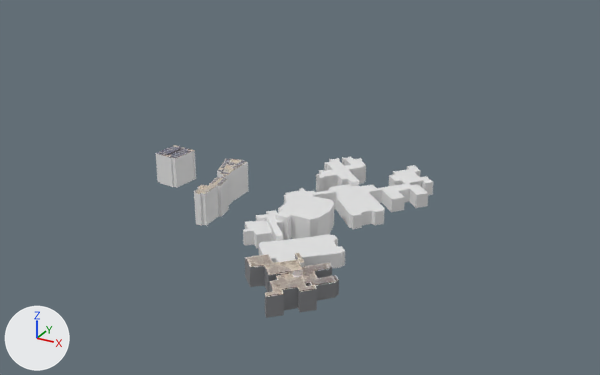
Renders of the Blender file Models/Untitled1.blend from each side of a commit.
Rendered twice from a 50 mm lens placed at (213.0, -395.0, 224.0), pointed at (-80.0, 139.0, -42.0). Lighting does not change. The marker at lower left points along +X, +Y and +Z.

Names of what the first picture shows: 'A Block 1', 'Cv Raman and N Block]', 'D Block', 'D Block Right', 'D Block Right.001', 'Plane', 'Tagore B Hostel'.
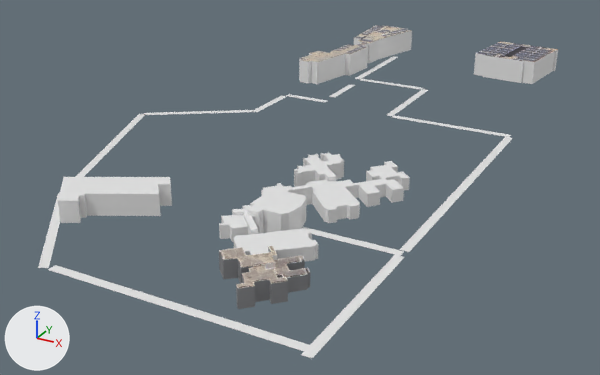
What differs and where, as boxes [x1, y1, x2, y2] in the pictures (600 x 375 px):
'Cv Raman and N Block]', moved, turned, rescaled: before [194, 159, 249, 226]; after [299, 25, 412, 84]
'A Block 1', moved: before [245, 253, 339, 318]; after [219, 246, 310, 309]
'D Block Right', moved: before [284, 165, 433, 229]; after [261, 161, 410, 223]
'PICA Building', added: after [58, 177, 172, 223]
'D Block Right.001', moved: before [243, 210, 345, 268]; after [219, 205, 318, 261]
'Tagore B Hostel', moved, rescaled (107% wider): before [156, 145, 196, 188]; after [474, 41, 558, 84]
'Plane', reshaped, moved, rescaled (73% wider, 36% shorter): before [276, 194, 334, 240]; after [303, 227, 404, 256]
'D Block', moved: before [316, 156, 366, 192]; after [294, 152, 344, 187]
'Plane.007', added: after [48, 265, 310, 351]
'Admin Cell', added: after [248, 189, 306, 234]
'Plane.001', added: after [301, 255, 404, 358]
'Plane.002', added: after [400, 137, 513, 252]
'Plane.008', added: after [38, 114, 146, 268]
'Plane.003', added: after [392, 115, 511, 137]
'Plane.009', added: after [144, 110, 253, 115]
'Plane.004', added: after [387, 89, 428, 116]
'Plane.006', added: after [355, 56, 398, 79]
'Plane.005', added: after [361, 79, 423, 90]
'Plane.010', added: after [253, 96, 287, 112]
'Plane.011', added: after [286, 94, 327, 102]
'Plane.012', added: after [329, 84, 355, 97]

What changed in the scene script:
```text
Add me_plane_006:
    me_plane_006.from_pydata([(-1.0, -1.0, 0.0), (1.0, -1.0, 0.0), (-1.0, 1.0, 0.0), (1.0, 1.0, 0.0)], [], [(0, 1, 3, 2)])
Add me_plane_016:
    me_plane_016.from_pydata([(-1.0, -1.0, 0.0), (1.0, -1.0, 0.0), (-1.0, 1.0, 0.0), (1.0, 1.0, 0.0), (0.25, -7.31, 0.0), (0.25, -5.31, 0.0)], [], [(4, 1, 3, 5), (0, 4, 5, 2)])
Change ob_cv_raman_and_n_block:
    ob_cv_raman_and_n_block.location: (-63.6, 3.3, 10.5) -> (-136.8, 355.3, 10.5)
    ob_cv_raman_and_n_block.rotation_euler: (0.0, 0.0, 0.0) -> (0.0, 0.0, -0.261)  # degrees (0, 0, 0) -> degrees (0, 0, -15)
    ob_cv_raman_and_n_block.scale: (1.0, 1.0, 1.0) -> (2.81, 2.93, 1.0)
Change ob_tagore_b_hostel:
    ob_tagore_b_hostel.location: (-114.8, 23.9, 19.5) -> (10.4, 401.4, 19.5)
    ob_tagore_b_hostel.scale: (2.19, 2.19, 1.0) -> (7.24, 6.92, 1.0)
Change ob_a_block_1:
    ob_a_block_1.location: (0.0, 0.0, 0.0) -> (-16.6, 0.0, 0.0)
Change ob_d_block:
    ob_d_block.location: (0.0, 0.0, 0.0) -> (-16.6, 0.0, 0.0)
Change ob_d_block_right:
    ob_d_block_right.location: (0.0, 0.0, 0.0) -> (-16.6, 0.0, 0.0)
Change ob_d_block_right_001:
    ob_d_block_right_001.location: (0.0, 0.0, 0.0) -> (-16.6, 0.0, 0.0)
Change ob_plane:
    ob_plane: bpy.data.objects.new('Plane', me_plane_005) -> bpy.data.objects.new('Plane', me_plane_006)
    ob_plane.location: (0.0, 0.0, 0.0) -> (29.7, 0.0, 0.0)
    ob_plane.scale: (1.0, 1.0, 1.0) -> (32.8, 3.0, 1.0)
Add ob_plane_012:
    ob_plane_012 = bpy.data.objects.new('Plane.012', me_plane_006.copy())
    ob_plane_012.location = (-106.3, 266.4, -0.3)
    ob_plane_012.rotation_euler = (0.0, 0.0, 1.571)  # degrees (0, 0, 90)
    ob_plane_012.scale = (21.5, 3.0, 1.0)
Add ob_plane_011:
    ob_plane_011 = bpy.data.objects.new('Plane.011', me_plane_006.copy())
    ob_plane_011.location = (-124.0, 230.6, -0.3)
    ob_plane_011.scale = (20.0, 3.0, 1.0)
Add ob_plane_010:
    ob_plane_010 = bpy.data.objects.new('Plane.010', me_plane_006.copy())
    ob_plane_010.location = (-144.9, 201.6, -0.3)
    ob_plane_010.rotation_euler = (0.0, 0.0, 1.571)  # degrees (0, 0, 90)
    ob_plane_010.scale = (25.5, 3.0, 1.0)
Add ob_plane_009:
    ob_plane_009 = bpy.data.objects.new('Plane.009', me_plane_006.copy())
    ob_plane_009.location = (-184.9, 152.0, -0.3)
    ob_plane_009.rotation_euler = (0.0, 0.0, 0.591)  # degrees (0, 0, 34)
    ob_plane_009.scale = (46.5, 3.0, 1.0)
Add ob_plane_008:
    ob_plane_008 = bpy.data.objects.new('Plane.008', me_plane_016)
    ob_plane_008.location = (-164.5, 7.7, -0.3)
    ob_plane_008.rotation_euler = (0.0, 0.0, -1.101)  # degrees (0, 0, -63)
    ob_plane_008.scale = (132.0, 3.0, 1.0)
Add ob_plane_007:
    ob_plane_007 = bpy.data.objects.new('Plane.007', me_plane_006.copy())
    ob_plane_007.location = (-21.0, -107.6, -0.3)
    ob_plane_007.scale = (80.0, 3.0, 1.0)
Add ob_plane_006:
    ob_plane_006 = bpy.data.objects.new('Plane.006', me_plane_006.copy())
    ob_plane_006.location = (-110.2, 354.2, 0.0)
    ob_plane_006.rotation_euler = (0.0, 0.0, 1.571)  # degrees (0, 0, 90)
    ob_plane_006.scale = (47.0, 3.0, 1.0)
Add ob_plane_005:
    ob_plane_005 = bpy.data.objects.new('Plane.005', me_plane_006.copy())
    ob_plane_005.location = (-75.2, 307.0, 0.0)
    ob_plane_005.scale = (31.5, 3.0, 1.0)
Add ob_plane_004:
    ob_plane_004 = bpy.data.objects.new('Plane.004', me_plane_006.copy())
    ob_plane_004.location = (-40.5, 263.6, 0.0)
    ob_plane_004.rotation_euler = (0.0, 0.0, 1.571)  # degrees (0, 0, 90)
    ob_plane_004.scale = (42.5, 3.0, 1.0)
Add ob_plane_003:
    ob_plane_003 = bpy.data.objects.new('Plane.003', me_plane_006.copy())
    ob_plane_003.location = (12.4, 220.9, 0.0)
    ob_plane_003.scale = (49.5, 3.0, 1.0)
Add ob_plane_002:
    ob_plane_002 = bpy.data.objects.new('Plane.002', me_plane_006.copy())
    ob_plane_002.location = (62.2, 110.6, 0.0)
    ob_plane_002.rotation_euler = (0.0, 0.0, 1.571)  # degrees (0, 0, 90)
    ob_plane_002.scale = (107.0, 3.0, 1.0)
Add ob_plane_001:
    ob_plane_001 = bpy.data.objects.new('Plane.001', me_plane_006.copy())
    ob_plane_001.location = (62.2, -58.5, 0.0)
    ob_plane_001.rotation_euler = (0.0, 0.0, 1.571)  # degrees (0, 0, 90)
    ob_plane_001.scale = (55.5, 3.0, 1.0)
Add ob_pica_building:
    ob_pica_building = bpy.data.objects.new('PICA Building', me_plane_021)  # 20 vertices, 12 faces; spans x -1.6..1.5, y -1.4..1.7, z -15.0..0.0; in mat_material_003 (white #e7e7e7), mat_pica_building (its picture is missing)
    ob_pica_building.location = (-122.0, -36.1, 14.9)
    ob_pica_building.rotation_euler = (0.0, 0.0, 0.136)  # degrees (0, 0, 7.8)
    ob_pica_building.scale = (23.3, 18.2, 1.0)
Add ob_admin_cell:
    ob_admin_cell = bpy.data.objects.new('Admin Cell', me_plane_005)
    ob_admin_cell.location = (-18.2, -1.8, 0.0)
```
